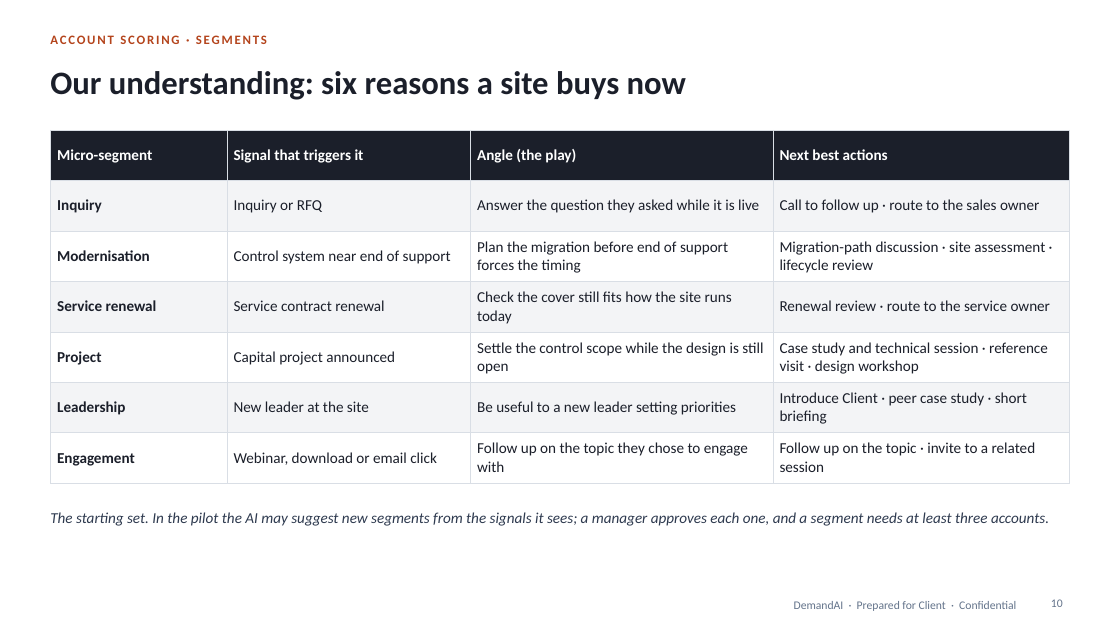
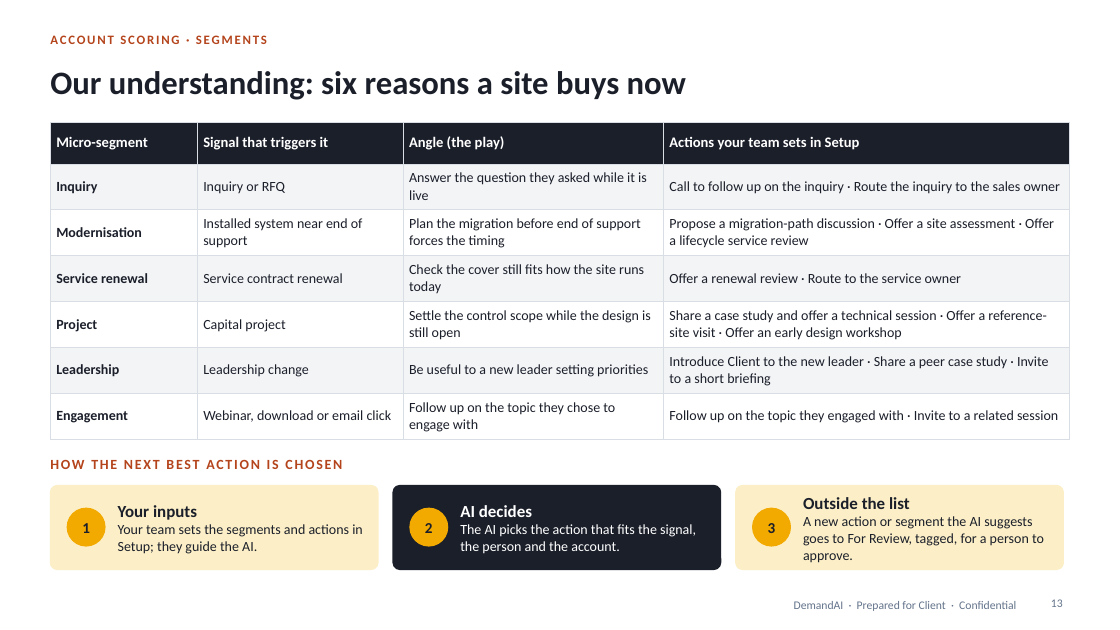
Before and after one commit to shantanusharma-commits/Demand-AI---POC, a slide deck: slide 13 of proposal/DemandAI_Pilot_Proposal.pptx (slide 10 before the commit). Drawn at 1120x630 pixels with LibreOffice and Linux fonts; fonts in the diff are those of the drawing. Boxes give left, top, right and bottom in pixels: in the first picture for what was removed or moved away, otherwise in the second. Text is boxed around its words. In the diff, an @@ line names an element or a change of style, - is before the commit and + after.

```diff
--- a/proposal/DemandAI_Pilot_Proposal.pptx
+++ b/proposal/DemandAI_Pilot_Proposal.pptx
@@ table at <box>50,122,1070,436</box> @@
-row 1, column 4: Next best actions
+row 1, column 4: Actions your team sets in Setup
-row 2, column 4: Call to follow up · route to the sales owner
+row 2, column 4: Call to follow up on the inquiry · Route the inquiry to the sales owner
-row 3, column 2: Control system near end of support
+row 3, column 2: Installed system near end of support
-row 3, column 4: Migration-path discussion · site assessment · lifecycle review
+row 3, column 4: Propose a migration-path discussion · Offer a site assessment · Offer a lifecycle service review
-row 4, column 4: Renewal review · route to the service owner
+row 4, column 4: Offer a renewal review · Route to the service owner
-row 5, column 2: Capital project announced
+row 5, column 2: Capital project
-row 5, column 4: Case study and technical session · reference visit · design workshop
+row 5, column 4: Share a case study and offer a technical session · Offer a reference-site visit · Offer an early design workshop
-row 6, column 2: New leader at the site
+row 6, column 2: Leadership change
-row 6, column 4: Introduce Client · peer case study · short briefing
+row 6, column 4: Introduce Client to the new leader · Share a peer case study · Invite to a short briefing
-row 7, column 4: Follow up on the topic · invite to a related session
+row 7, column 4: Follow up on the topic they engaged with · Invite to a related session
@@ size 13 to 12.5 pt in "Micro-segment", "Signal that triggers it", "Angle (the play)" @@
@@ size 13 to 12 pt in "Inquiry", "Inquiry or RFQ", "Answer the question they asked while it ...", "Modernisation" and 11 more places @@
@@ table: place and size @@
-table at <box>50,130,1070,476</box>
+table at <box>50,122,1070,436</box>
@@ text added at <box>50,460,342,469</box>, 12 pt, text #B4441C, bold @@
+HOW THE NEXT BEST ACTION IS CHOSEN
@@ rounded rectangle added at <box>50,486,378,570</box>, fill #FCEFC7, outline #FCEFC7 1 pt @@
@@ ellipse added at <box>67,508,105,546</box>, fill #F2A900, outline #F2A900 1 pt @@
@@ text added at <box>118,505,363,554</box>, 12 pt, text #1B1F2A @@
+Your inputs
+Your team sets the segments and actions in Setup; they guide the AI.
@@ rounded rectangle added at <box>393,486,721,570</box>, fill #1B1F2A, outline #1B1F2A 1 pt @@
@@ ellipse added at <box>410,508,448,546</box>, fill #F2A900, outline #F2A900 1 pt @@
@@ text added at <box>460,505,696,554</box>, 12 pt, text #FFFFFF @@
+AI decides
+The AI picks the action that fits the signal, the person and the account.
@@ rounded rectangle added at <box>736,486,1064,570</box>, fill #FCEFC7, outline #FCEFC7 1 pt @@
@@ ellipse added at <box>753,508,791,546</box>, fill #F2A900, outline #F2A900 1 pt @@
@@ text added at <box>803,497,1044,563</box>, 12 pt, text #1B1F2A @@
+Outside the list
+A new action or segment the AI suggests goes to For Review, tagged, for a person to approve.
@@ text removed at <box>50,512,1049,526</box> @@
-The starting set. In the pilot the AI may suggest new segments from the signals it sees; a manager approves each one, and a segment needs at least three accounts.
@@ text added at <box>82,523,90,533</box>, 13 pt, text #1B1F2A, bold @@
+1
@@ text added at <box>425,523,433,533</box>, 13 pt, text #1B1F2A, bold @@
+2
@@ text added at <box>768,523,776,533</box>, 13 pt, text #1B1F2A, bold @@
+3
@@ page number at <box>1051,599,1063,607</box>: text changed @@
-10
+13
```
Also in this commit, not shown: 11 other slides changed, 5 slides added, 2 slides removed, 1 other file.
